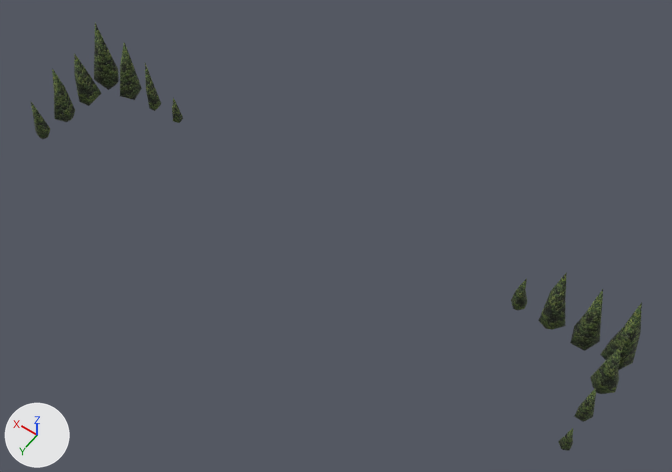
Before and after pictures for a commit that changed the COLLADA model client/art/meshes/props/hele_gym_trees.dae.
Camera for both pictures: a 50 mm lens placed at (-0.387, 0.079, 0.791), pointed at (-0.042, -0.405, 0.031). Every picture has the same lights, and +X, +Y and +Z are marked at lower left. Where no turn or scale is listed for an object, it has been applied to the vertices.

The first picture shows 'trees002'.
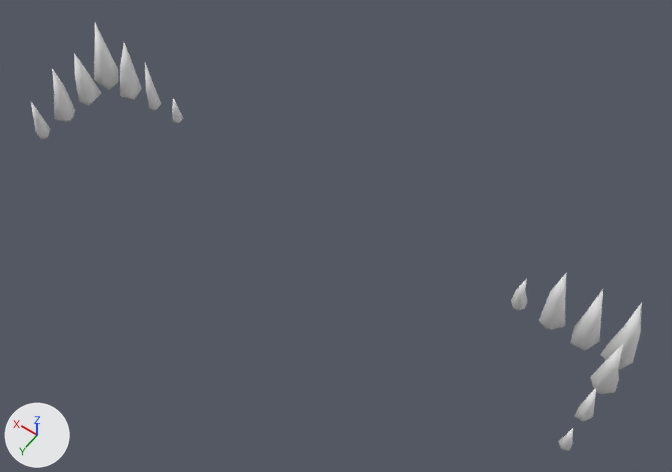
Boxes [x1, y1, x2, y2] around the edits, measured in the pictures (672 x 472 px):
'trees002', recoloured (green to grey)
    both: [31, 23, 642, 451]

The edits, one by one:
me_trees002mesh has 196 vertices, 322 faces and spans x -0.346..0.36, y -0.348..-0.215, z 0.027..0.131.
me_trees002mesh no longer uses material mat_12___default (picture img_prop_tree_cypess_dds).
